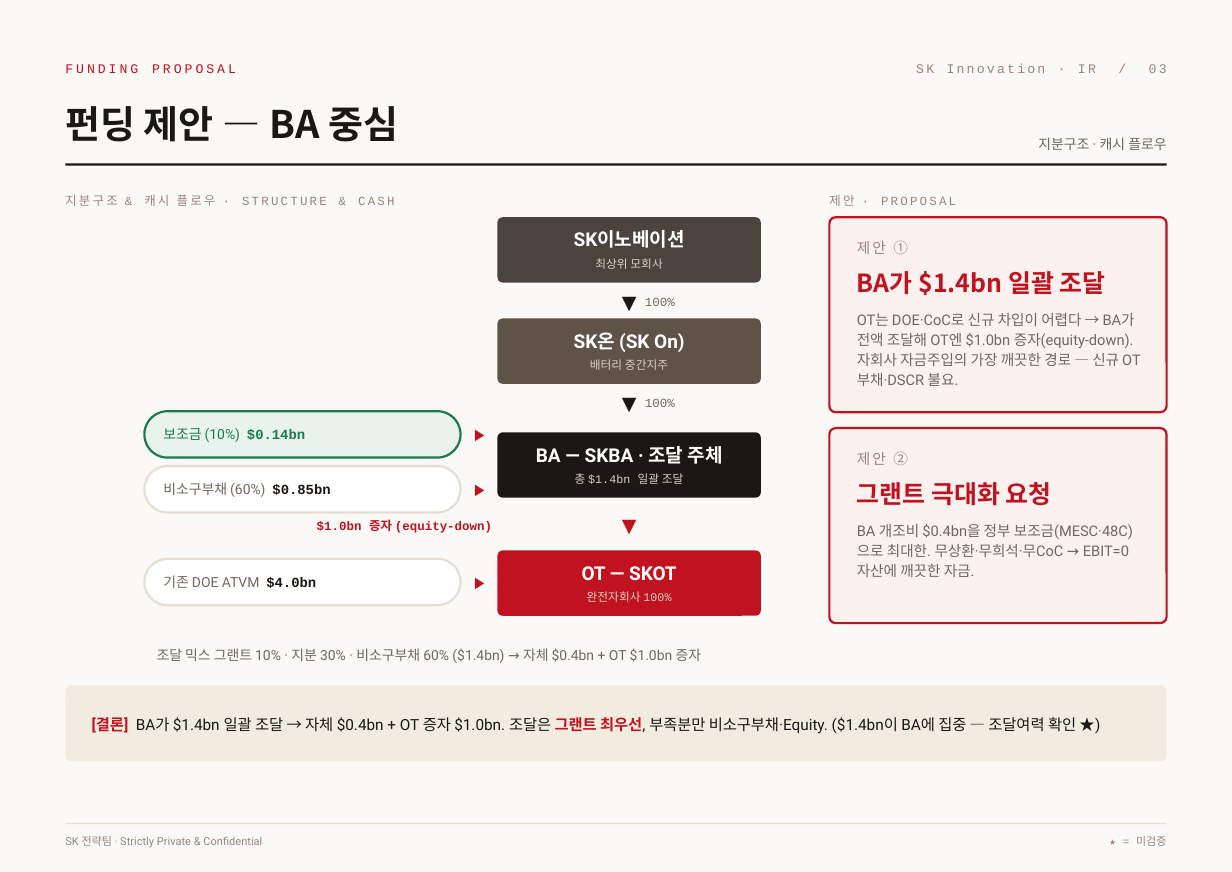
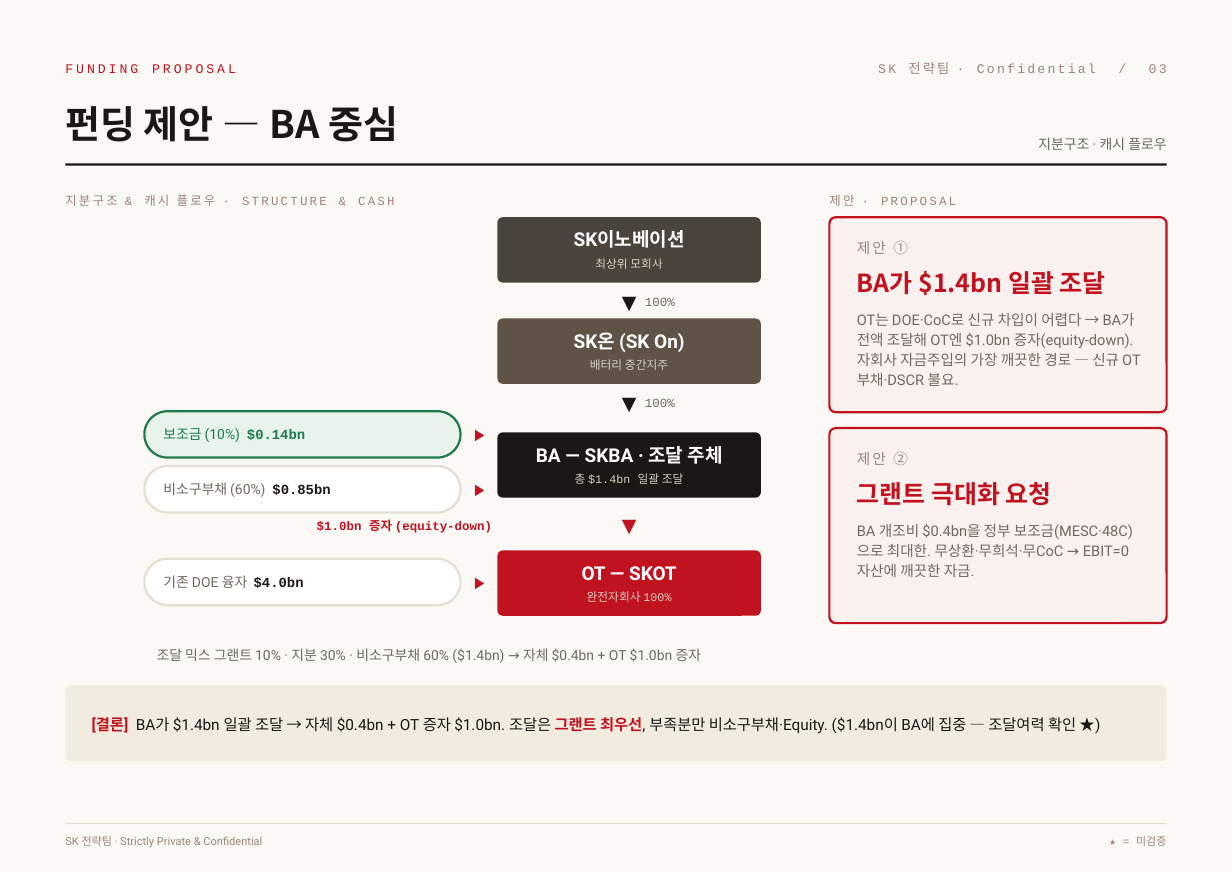
Before and after one commit to ljmcoal-gif/bm-x7k2, a slide deck: slide 3 of sk_valuation_project/output/SK_Funding_v3_editable.pptx. Drawn at 1232x872 pixels with LibreOffice and Linux fonts; fonts in the diff are those of the drawing. Boxes give left, top, right and bottom in pixels: in the first picture for what was removed or moved away, otherwise in the second. Text is boxed around its words. In the diff, an @@ line names an element or a change of style, - is before the commit and + after.

```diff
--- a/sk_valuation_project/output/SK_Funding_v3_editable.pptx
+++ b/sk_valuation_project/output/SK_Funding_v3_editable.pptx
@@ text at (878, 62, 1167, 74): text changed @@
-SK Innovation · IR / 03
+SK 전략팀 · Confidential / 03
@@ text at (163, 575, 304, 588): text changed @@
-기존 DOE ATVM $4.0bn
+기존 DOE 융자 $4.0bn
```
Also in this commit, not shown: 3 other slides changed, 4 other files.
